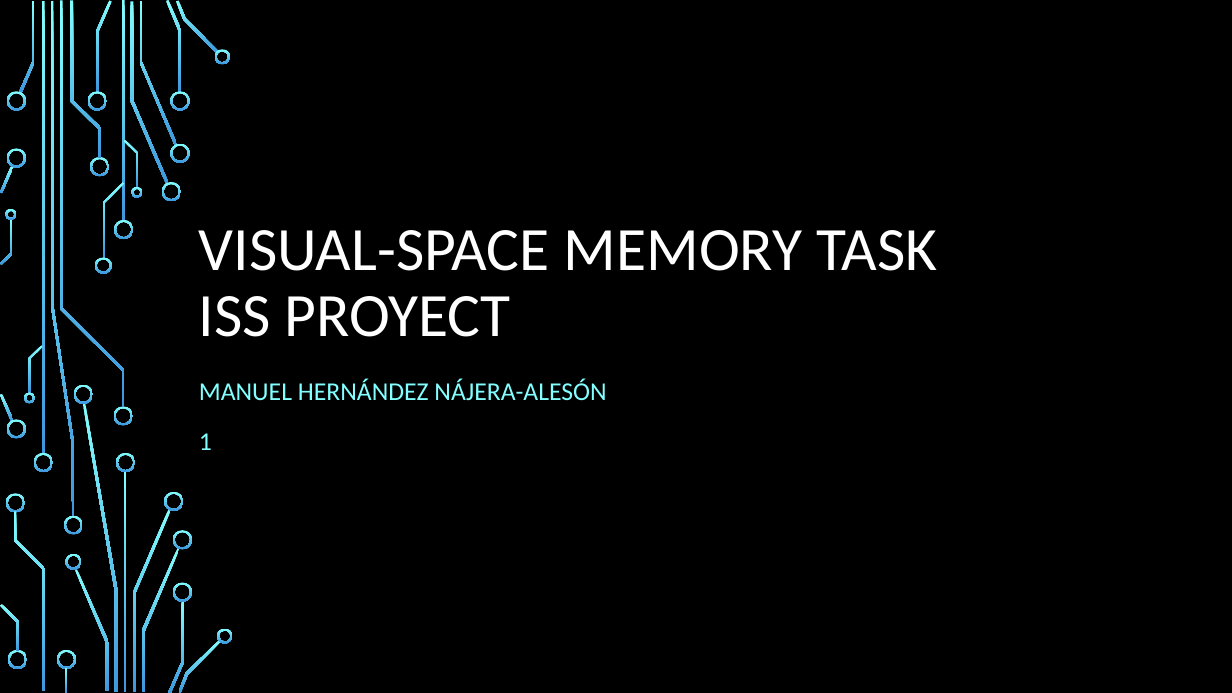
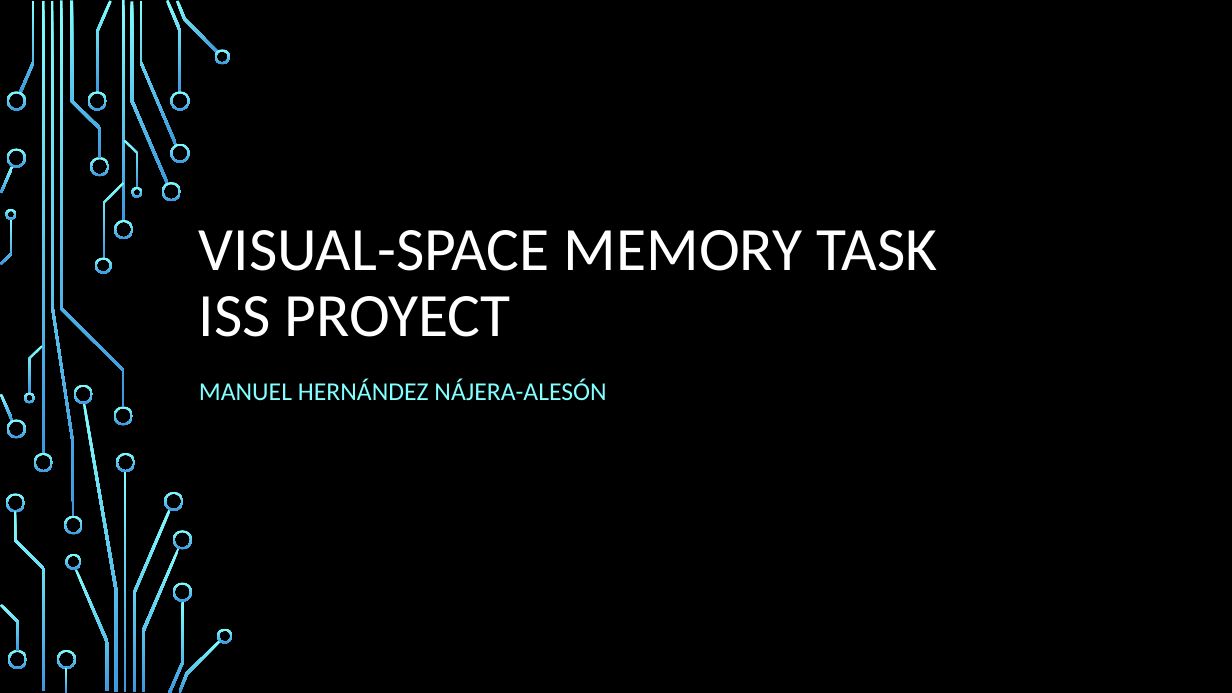
Before and after one commit to manherna/ISS, a slide deck: slide 1 of ISS_FinalPresentation.pptx. Drawn at 1232x693 pixels with LibreOffice and Linux fonts; fonts in the diff are those of the drawing; background and template pictures are left out. Boxes give left, top, right and bottom in pixels: in the first picture for what was removed or moved away, otherwise in the second. Text is boxed around its words. In the diff, an @@ line names an element or a change of style, - is before the commit and + after.

```diff
--- a/ISS_FinalPresentation.pptx
+++ b/ISS_FinalPresentation.pptx
@@ subtitle at [199,433,212,450]: paragraph removed @@
-1
```
Also in this commit, not shown: 2 other slides changed, 4 slides added, 11 other files.
